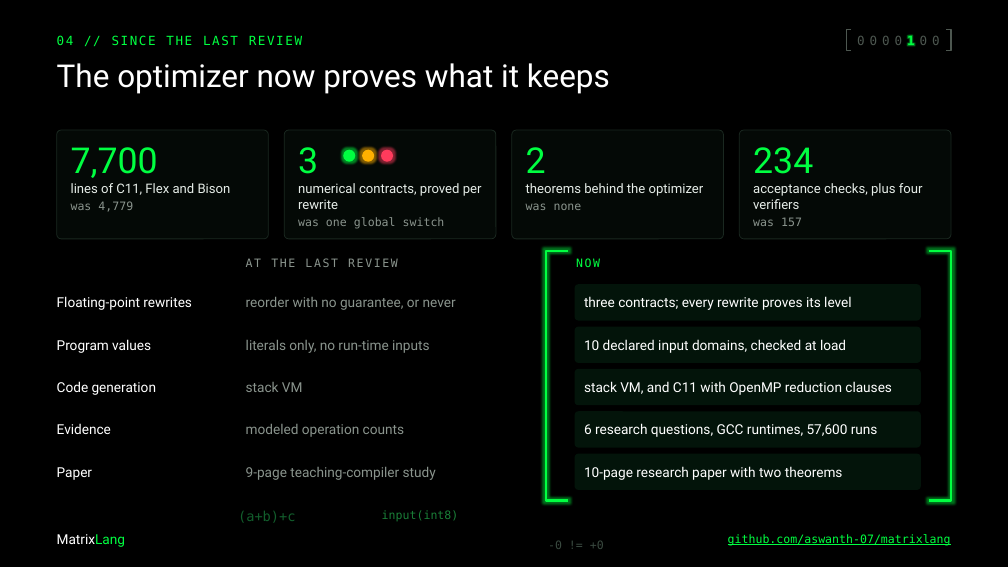
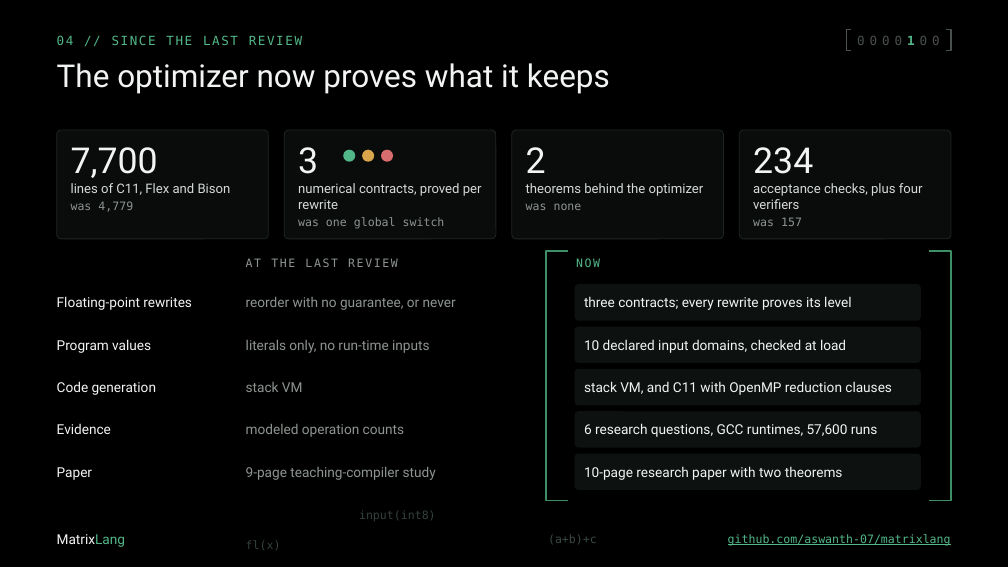
Before and after one commit to aswanth-07/matrixlang, a slide deck: slide 5 of docs/submission/MatrixLang-Implementation-Review.pptx. Drawn at 1008x567 pixels with LibreOffice and Linux fonts; fonts in the diff are those of the drawing. Boxes give left, top, right and bottom in pixels: in the first picture for what was removed or moved away, otherwise in the second. Text is boxed around its words. In the diff, an @@ line names an element or a change of style, - is before the commit and + after.

```diff
--- a/docs/submission/MatrixLang-Implementation-Review.pptx
+++ b/docs/submission/MatrixLang-Implementation-Review.pptx
@@ text "0" at (892, 29, 904, 51): text colour #4D5750 to #4A514D @@
@@ text "0" at (917, 29, 929, 51): text colour #4D5750 to #4A514D @@
@@ rounded rectangle "7,700" at (57, 130, 268, 239): text colour #00FF41 to #F2F4F3 in "7,700"; text colour #E6EDE8 to #D5DAD7 in "lines of C11, Flex and Bison"; text colour #8A948D to #8E9590 in "was 4,779"; fill #040906 to #0A0C0B; outline #1A2820 0.75 pt to #1F2523 0.75 pt @@
@@ rounded rectangle "3" at (284, 130, 496, 239): text colour #00FF41 to #F2F4F3 in "3"; text colour #E6EDE8 to #D5DAD7 in "numerical contracts, proved per rewrite"; text colour #8A948D to #8E9590 in "was one global switch"; fill #040906 to #0A0C0B; outline #1A2820 0.75 pt to #1F2523 0.75 pt @@
@@ rounded rectangle "2" at (512, 130, 724, 239): text colour #00FF41 to #F2F4F3 in "2"; text colour #E6EDE8 to #D5DAD7 in "theorems behind the optimizer"; text colour #8A948D to #8E9590 in "was none"; fill #040906 to #0A0C0B; outline #1A2820 0.75 pt to #1F2523 0.75 pt @@
@@ rounded rectangle "234" at (740, 130, 951, 239): text colour #00FF41 to #F2F4F3 in "234"; text colour #E6EDE8 to #D5DAD7 in "acceptance checks, plus four verifiers"; text colour #8A948D to #8E9590 in "was 157"; fill #040906 to #0A0C0B; outline #1A2820 0.75 pt to #1F2523 0.75 pt @@
@@ rounded rectangle at (343, 150, 355, 162): fill #00FF41 to #52B788 @@
@@ rounded rectangle at (362, 150, 374, 162): fill #FFB000 to #D9A54C @@
@@ rounded rectangle at (381, 150, 393, 162): fill #FF3B5C to #D96C6C @@
@@ freeform shape at (546, 251, 569, 501): outline #00FF41 2.25 pt to #3E8F68 1.75 pt @@
@@ text colour #00FF41 to #52B788 in 4 elements at (57, 35, 302, 45), (907, 36, 915, 45), (728, 534, 951, 546), (576, 258, 600, 267) @@
@@ freeform shape at (929, 251, 951, 501): outline #00FF41 2.25 pt to #3E8F68 1.75 pt @@
@@ text "input(int8)": place and size @@
-text "input(int8)" at (382, 510, 459, 521)
+text "input(int8)" at (359, 510, 436, 521)
@@ text "input(int8)" at (359, 510, 436, 521): text colour #1A7F38 to #34433B @@
@@ text "MatrixLang" at (57, 534, 125, 547): text colour #FFFFFF to #F2F4F3, text colour #00FF41 to #52B788 in "MatrixLang" @@
@@ text "(a+b)+c": place and size @@
-text "(a+b)+c" at (238, 511, 295, 523)
+text "(a+b)+c" at (548, 534, 597, 544)
@@ text "(a+b)+c" at (548, 534, 597, 544): size 13 to 11 pt, text colour #125E2C to #3A4A42 @@
@@ text added at (246, 540, 281, 550), 11 pt, text #34433B @@
+fl(x)
@@ text removed at (548, 541, 604, 549) @@
--0 != +0
```
Also in this commit, not shown: 6 other slides changed, 1 other file.
